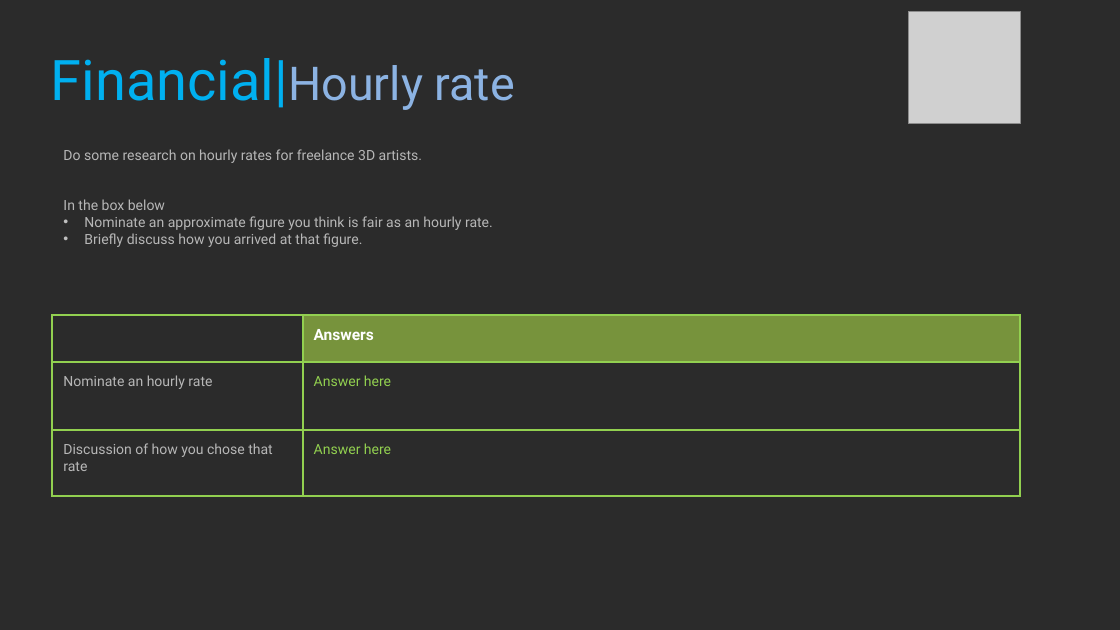
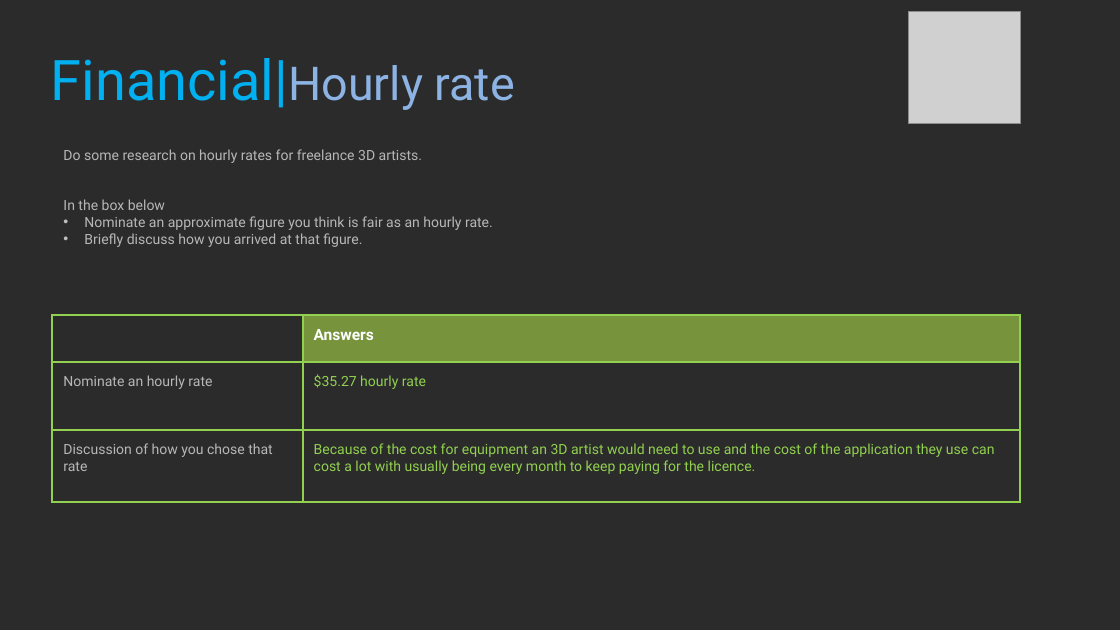
Before and after one commit to Ryszarder/ProfessionalStudies, a slide deck: slide 30 of 2021_Professional_Studies_1_BlakePeck.pptx. Drawn at 1120x630 pixels with LibreOffice and Linux fonts; fonts in the diff are those of the drawing; grey boxes stand for pictures; background and template pictures are left out; a plain dark background stands for a picture behind light text. Boxes give left, top, right and bottom in pixels: in the first picture for what was removed or moved away, otherwise in the second. Text is boxed around its words. In the diff, an @@ line names an element or a change of style, - is before the commit and + after.

```diff
--- a/2021_Professional_Studies_1_BlakePeck.pptx
+++ b/2021_Professional_Studies_1_BlakePeck.pptx
@@ table at <box>53,315,1020,505</box> @@
-row 2, column 2: Answer here
+row 2, column 2: $35.27 hourly rate
-row 3, column 2: Answer here
+row 3, column 2: Because of the cost for equipment an 3D artist would need to use and the cost of the application they use can cost a lot with usually being every month to keep paying for the licence.
```
Also in this commit, not shown: 11 other slides changed.
